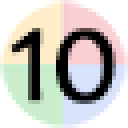
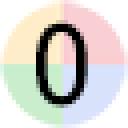
Layers edited between the first and the second w=128, h=128 image:
renamed "10" to "0", painted on it over box(8, 20, 116, 108)
